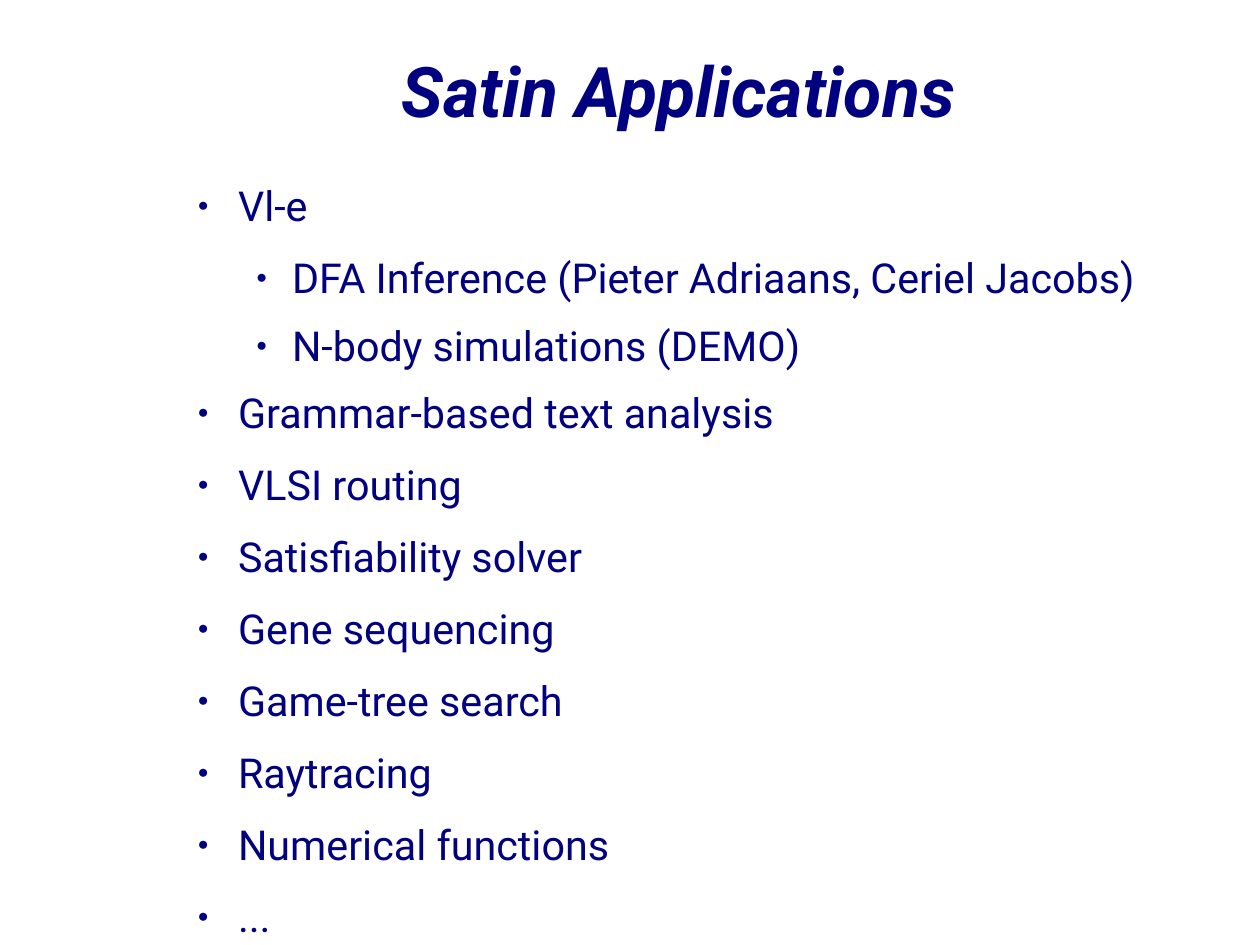
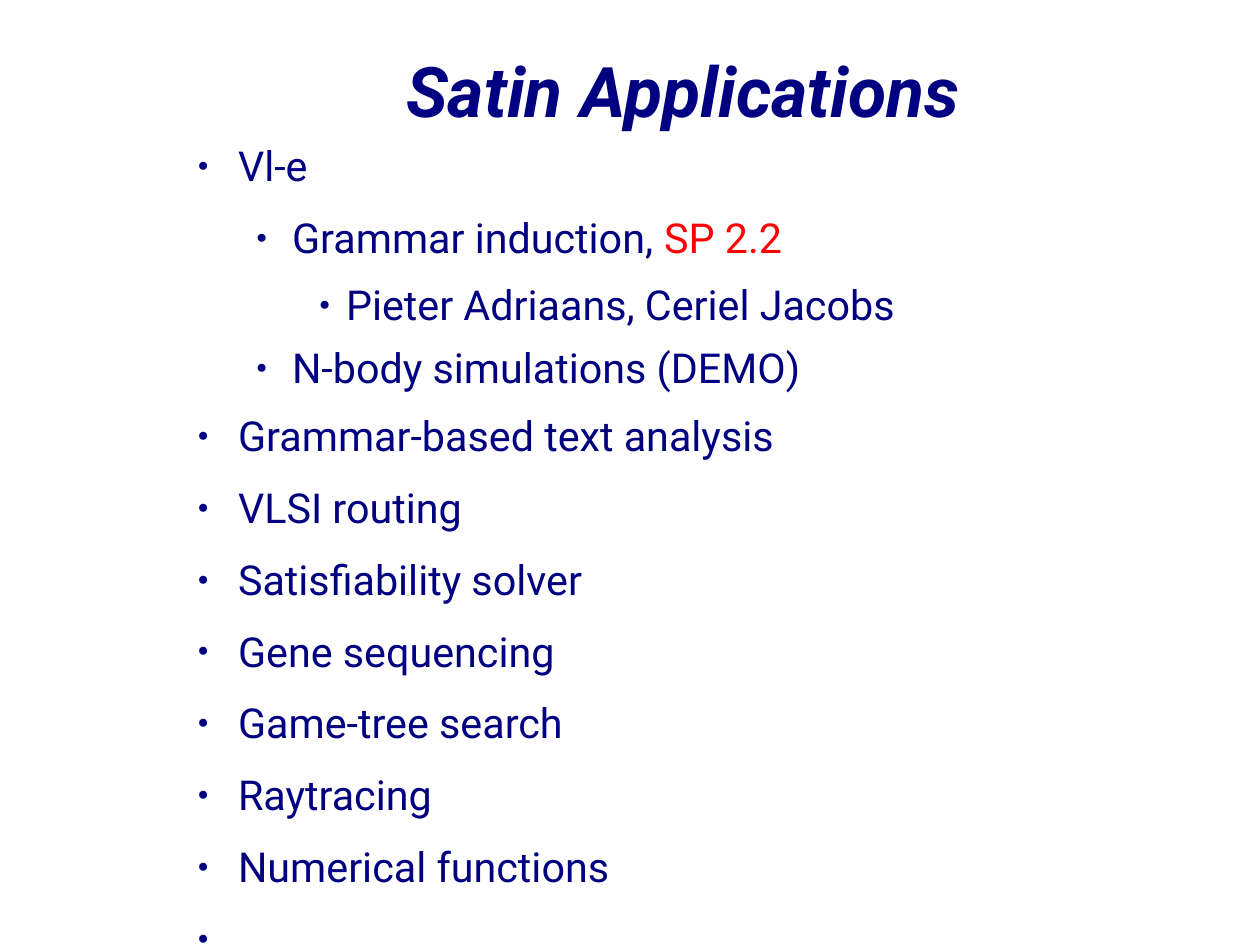
Before and after one commit to JungleComputing/barnes-demo, a slide deck: slide 11 of presentation.odp. Drawn at 1260x945 pixels with LibreOffice and Linux fonts; fonts in the diff are those of the drawing; background and template pictures are left out. Boxes give left, top, right and bottom in pixels: in the first picture for what was removed or moved away, otherwise in the second. Text is boxed around its words. In the diff, an @@ line names an element or a change of style, - is before the commit and + after.

```diff
--- a/presentation.odp
+++ b/presentation.odp
@@ title "Satin Applications": place and size @@
-title "Satin Applications" at [402,64,955,132]
+title "Satin Applications" at [406,64,960,132]
@@ text "Vl-e": place and size @@
-text "Vl-e" at [238,190,1134,861]
+text "Vl-e" at [238,150,895,883]
@@ text at [292,222,895,326]: text changed @@
-  ● DFA Inference (Pieter Adriaans, Ceriel Jacobs)
+  ● Grammar induction, SP 2.2
+    ● Pieter Adriaans, Ceriel Jacobs
```
Also in this commit, not shown: 1 other slide changed.
